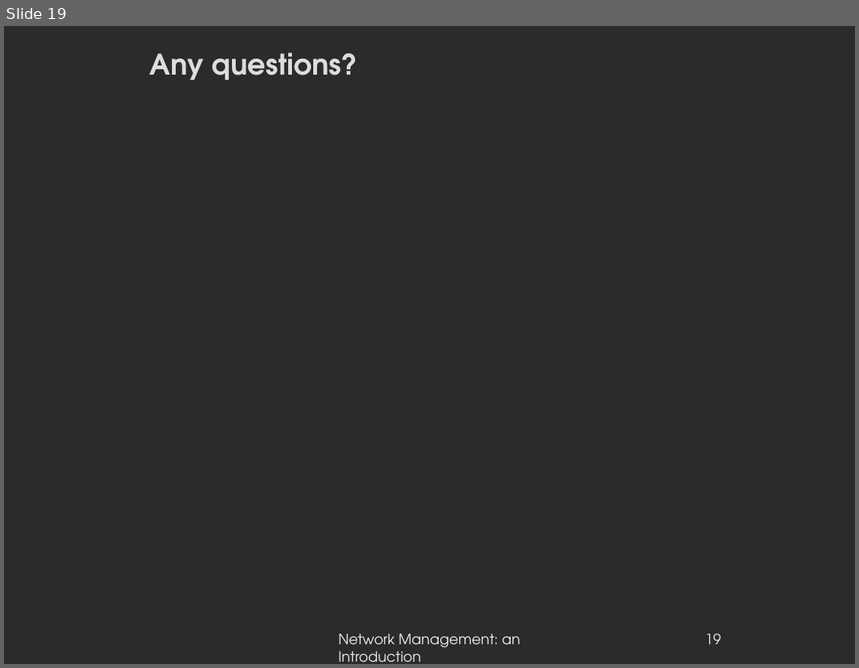
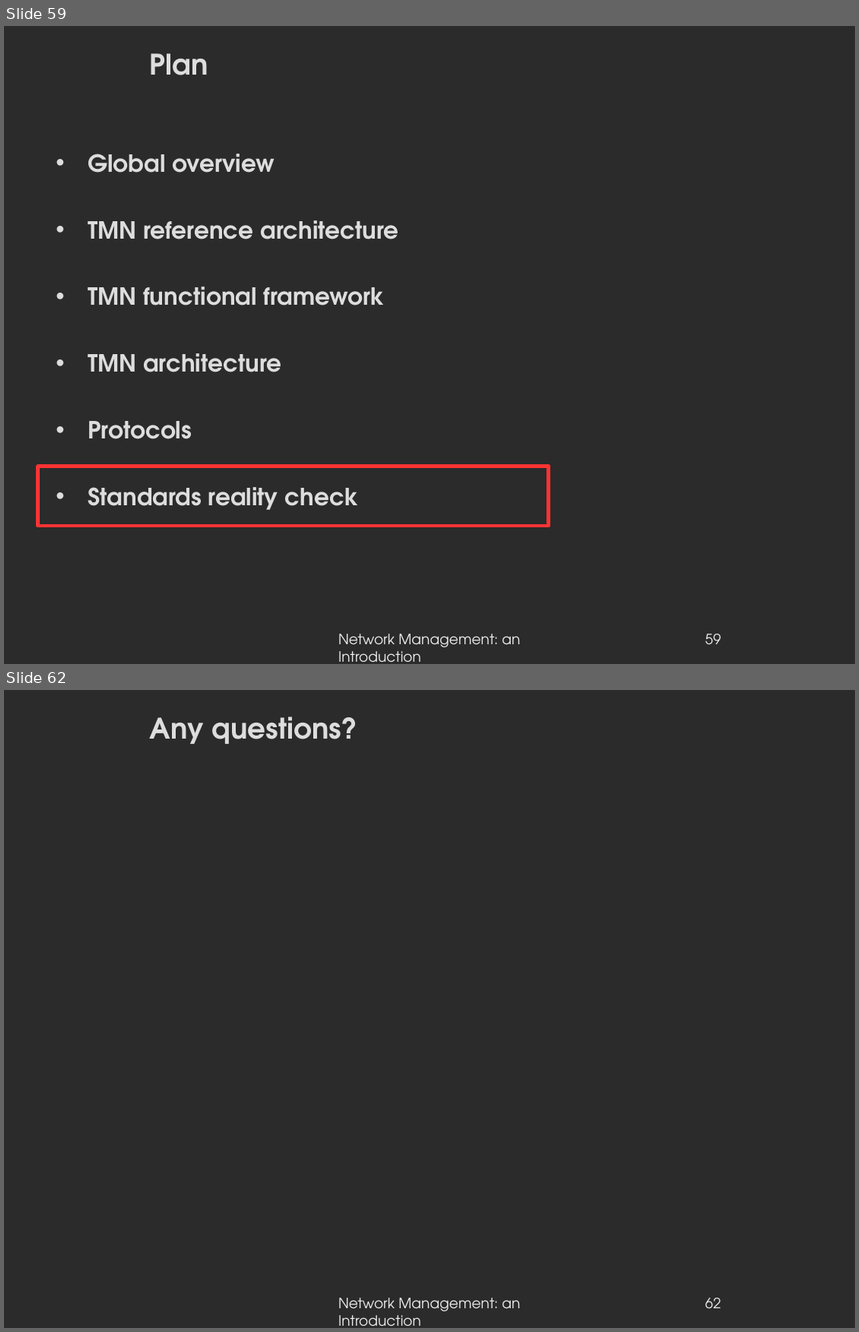
Before and after one commit to danielausparis/globals-3.00, a slide deck: globals-v3.00.odp. Shown one above the other, each under a label of ours: slide 19 before the commit, slides 59 and 62 after it; the slides between them are not shown. The pictures are 859x668 and 859x1332 pixels, drawn with LibreOffice and Linux fonts; fonts in the diff are those of the drawing; background and template pictures are left out; a plain dark background stands for a picture behind light text. Boxes give left, top, right and bottom in pixels: in the first picture for what was removed or moved away, otherwise in the second. Text is boxed around its words. In the diff, an @@ line names an element or a change of style, - is before the commit and + after.

```diff
--- a/globals-v3.00.odp
+++ b/globals-v3.00.odp
@@ slide 59 added at (4, 26, 855, 664), background picture (left out) @@
@@ title added at (150, 53, 208, 75), 24 pt, text #DDDDDD, bold @@
+Plan
@@ text added at (88, 154, 398, 510), 20 pt, text #DDDDDD, bold @@
+• Global overview
+• TMN reference architecture
+• TMN functional framework
+• TMN architecture
+• Protocols
+• Standards reality check
@@ rectangle added at (38, 467, 549, 527), outline #FF3333 3 pt @@
@@ text added at (338, 634, 520, 663), 12 pt, text #EEEEEE @@
+Network Management: an Introduction
@@ page number added at (705, 634, 721, 645), 12 pt, text #EEEEEE @@
+59
@@ what was slide 19 is now slide 62 @@
@@ page number at (705, 1298, 721, 1309): text changed @@
-19
+62
```
Also in this commit, not shown: 4 slides changed, 42 other slides added.
